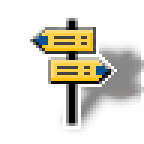
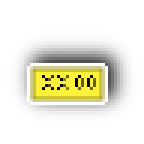
Layered file, before and after one edit (144 × 144). Changes by layer:
added layer "emergency_point" above "emergency point shadow" over [27, 63, 108, 105]
added layer "emergency point shadow" above "blurred" over [12, 30, 141, 126]
hid "cycle" over [27, 18, 144, 132]
hid "shadow_gp" over [51, 39, 144, 135]
